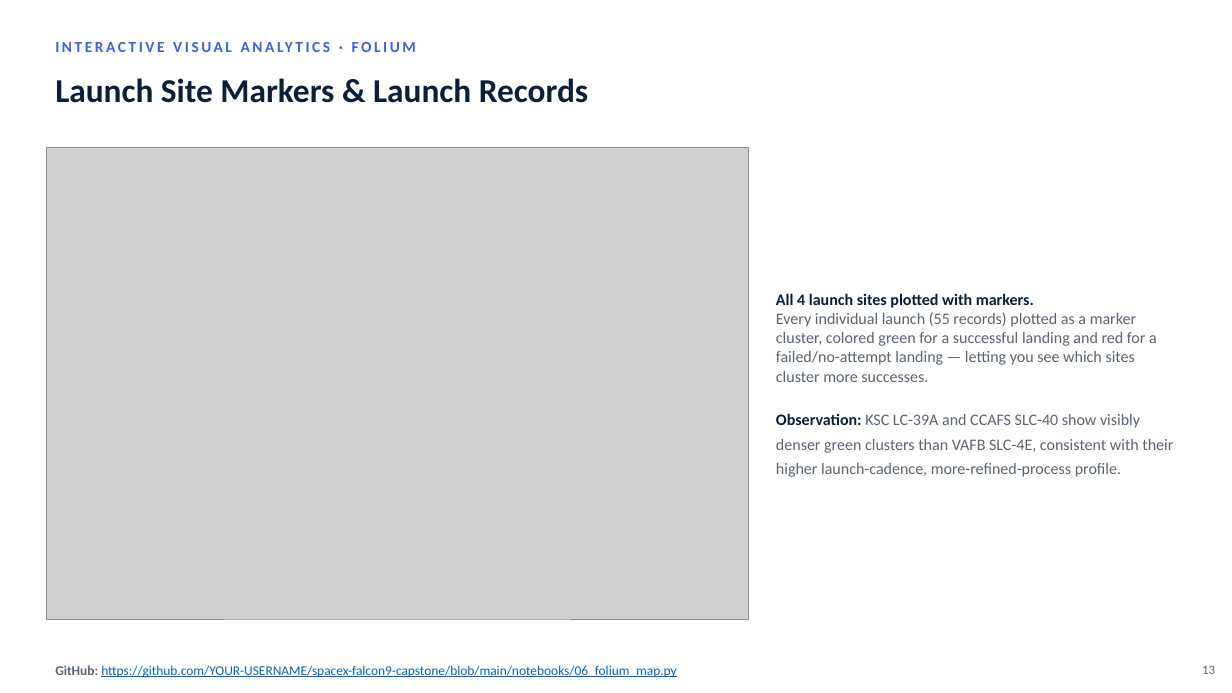
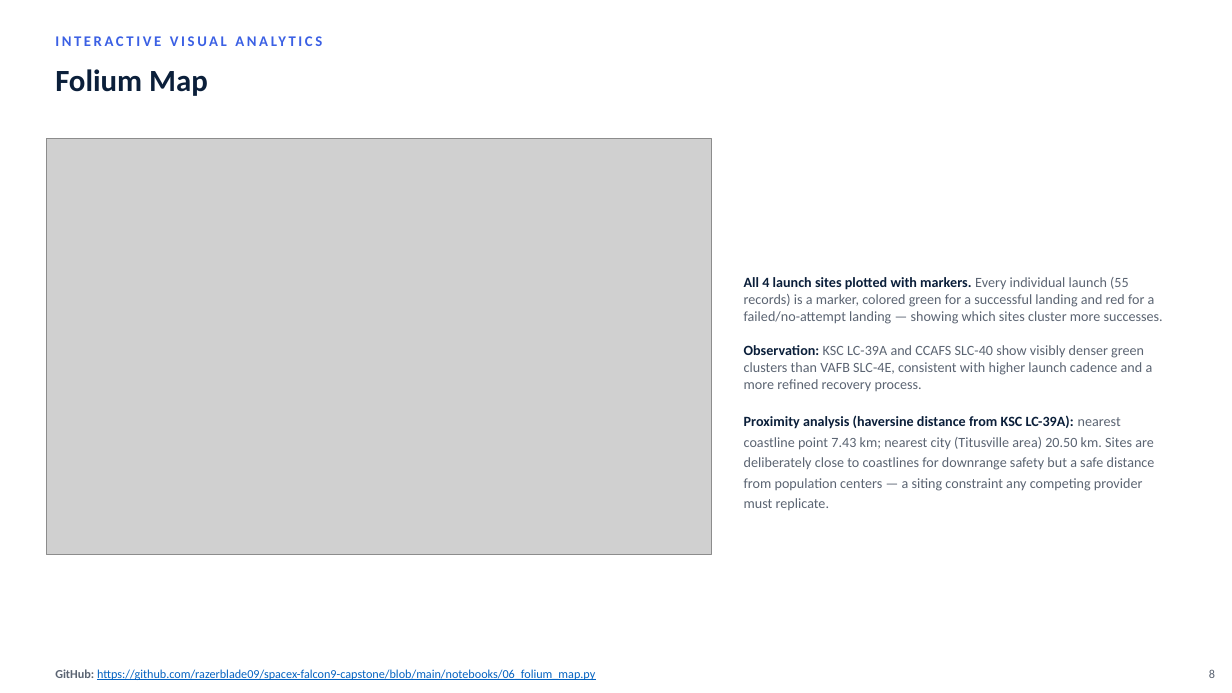
Before and after one commit to razerblade09/spacex-falcon9-capstone, a slide deck: slide 8 of Data_Science_Capstone_Presentation.pptx (slide 13 before the commit). Drawn at 1232x693 pixels with LibreOffice and Linux fonts; fonts in the diff are those of the drawing; grey boxes stand for pictures. Boxes give left, top, right and bottom in pixels: in the first picture for what was removed or moved away, otherwise in the second. Text is boxed around its words. In the diff, an @@ line names an element or a change of style, - is before the commit and + after.

```diff
--- a/Data_Science_Capstone_Presentation.pptx
+++ b/Data_Science_Capstone_Presentation.pptx
@@ text at (46, 28, 786, 54): text changed; size 12 to 11.5 pt @@
-INTERACTIVE VISUAL ANALYTICS · FOLIUM
+INTERACTIVE VISUAL ANALYTICS
@@ text removed at (55, 78, 588, 103) @@
-Launch Site Markers & Launch Records
@@ text added at (55, 69, 208, 96), 24 pt, text #0B1F3A, bold @@
+Folium Map
@@ picture: place and size @@
-picture at (46, 148, 749, 619)
+picture at (46, 139, 712, 555)
@@ text at (744, 277, 1163, 510): text changed; size 12.5 to 11 pt @@
-All 4 launch sites plotted with markers.
-Every individual launch (55 records) plotted as a marker cluster, colored green for a successful landing and red for a failed/no-attempt landing — letting you see which sites cluster more successes.
-Observation: KSC LC-39A and CCAFS SLC-40 show visibly denser green clusters than VAFB SLC-4E, consistent with their higher launch-cadence, more-refined-process profile.
+All 4 launch sites plotted with markers. Every individual launch (55 records) is a marker, colored green for a successful landing and red for a failed/no-attempt landing — showing which sites cluster more successes.
+Observation: KSC LC-39A and CCAFS SLC-40 show visibly denser green clusters than VAFB SLC-4E, consistent with higher launch cadence and a more refined recovery process.
+Proximity analysis (haversine distance from KSC LC-39A): nearest coastline point 7.43 km; nearest city (Titusville area) 20.50 km. Sites are deliberately close to coastlines for downrange safety but a safe distance from population centers — a siting constraint any competing provider must replicate.
@@ text at (55, 669, 595, 680): text changed; size 10.5 to 9.5 pt @@
-GitHub: https://github.com/YOUR-USERNAME/spacex-falcon9-capstone/blob/main/notebooks/06_folium_map.py
+GitHub: https://github.com/razerblade09/spacex-falcon9-capstone/blob/main/notebooks/06_folium_map.py
@@ text removed at (1202, 665, 1215, 674) @@
-13
@@ text added at (1209, 670, 1215, 678), 9.5 pt, text #5B6472 @@
+8
```
Also in this commit, not shown: 11 other slides changed, 7 slides removed, 1 other file.
